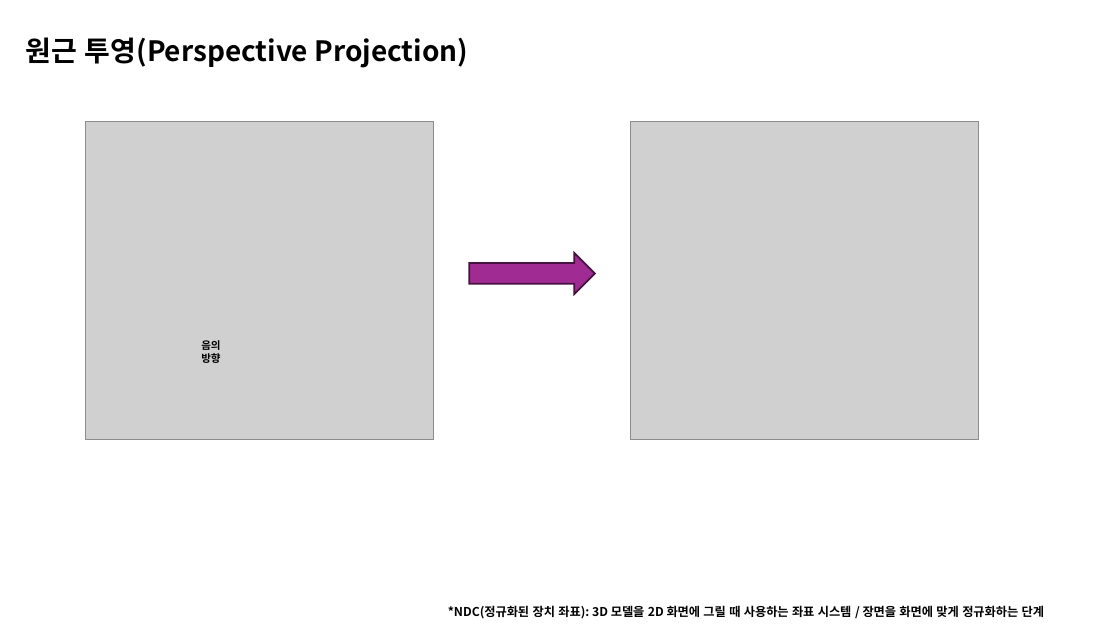
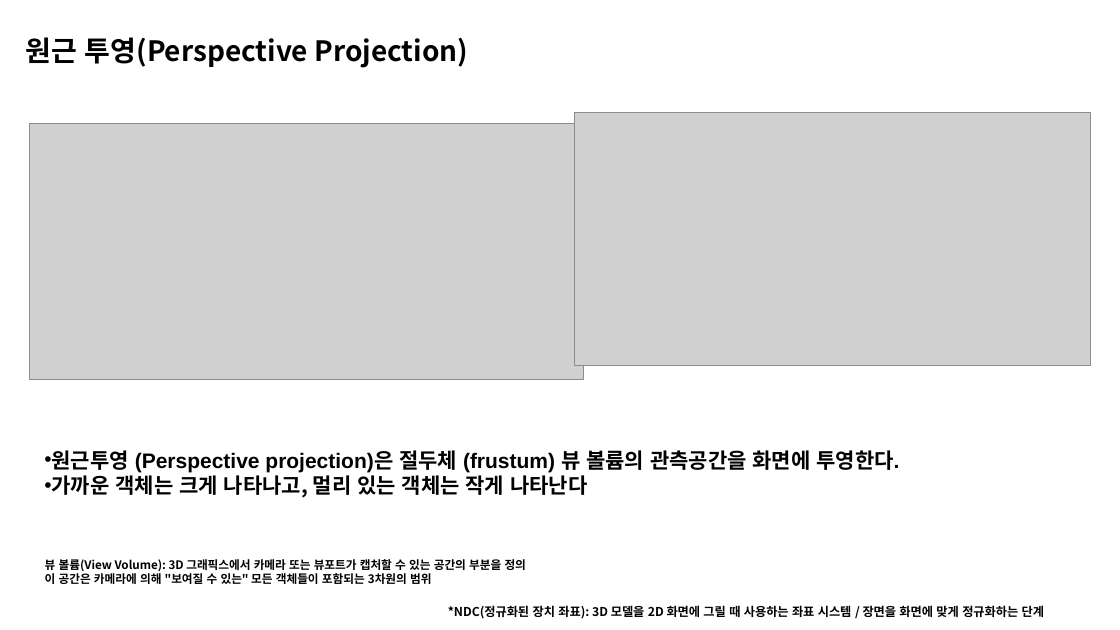
Before and after one commit to BeautyRiver/Graphics-Pipeline-Study, a slide deck: slide 7 of Perspective.pptx (slide 5 before the commit). Drawn at 1120x630 pixels with LibreOffice and Linux fonts; fonts in the diff are those of the drawing; grey boxes stand for pictures. Boxes give left, top, right and bottom in pixels: in the first picture for what was removed or moved away, otherwise in the second. Text is boxed around its words. In the diff, an @@ line names an element or a change of style, - is before the commit and + after.

```diff
--- a/Perspective.pptx
+++ b/Perspective.pptx
@@ picture: place and size @@
-picture at <box>630,121,979,440</box>
+picture at <box>575,113,1091,365</box>
@@ picture: place and size @@
-picture at <box>86,121,434,440</box>
+picture at <box>29,124,584,380</box>
@@ right arrow removed at <box>470,253,596,294</box> @@
@@ text removed at <box>201,340,220,363</box> @@
-음의 방향
@@ text added at <box>52,450,899,497</box>, 18 pt, text #000000, bold @@
+• 원근투영 (Perspective projection)은 절두체 (frustum) 뷰 볼륨의 관측공간을 화면에 투영한다.
+• 가까운 객체는 크게 나타나고, 멀리 있는 객체는 작게 나타난다
@@ text added at <box>45,559,526,584</box>, 10 pt, text #000000, bold @@
+뷰 볼륨(View Volume): 3D 그래픽스에서 카메라 또는 뷰포트가 캡처할 수 있는 공간의 부분을 정의
+이 공간은 카메라에 의해 "보여질 수 있는" 모든 객체들이 포함되는 3차원의 범위
```
Also in this commit, not shown: 1 other slide changed, 6 slides added, 4 slides removed.
